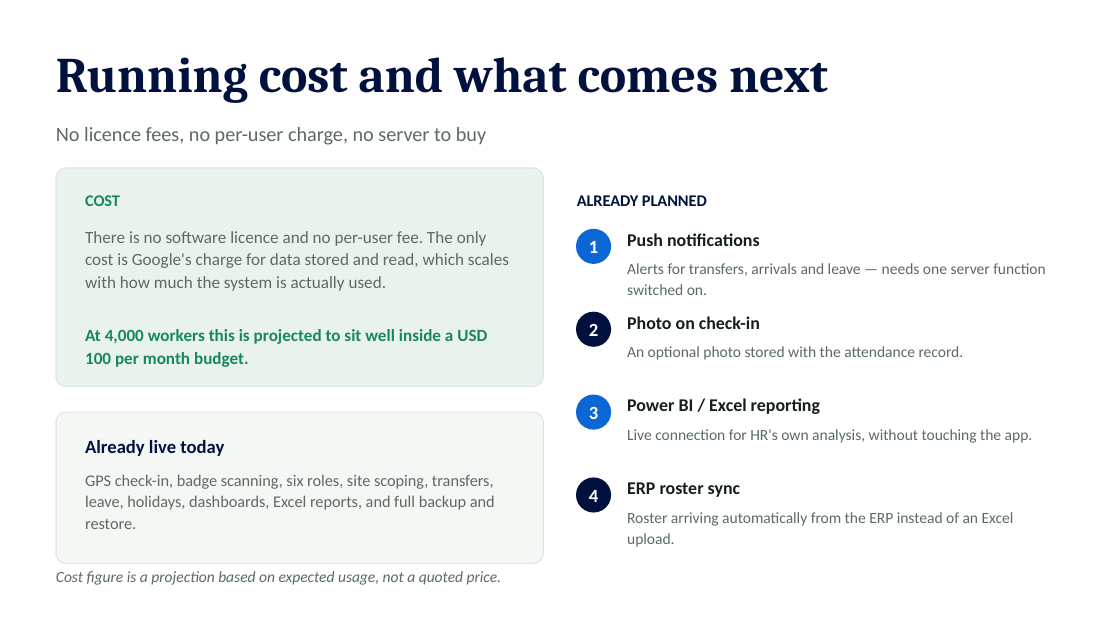
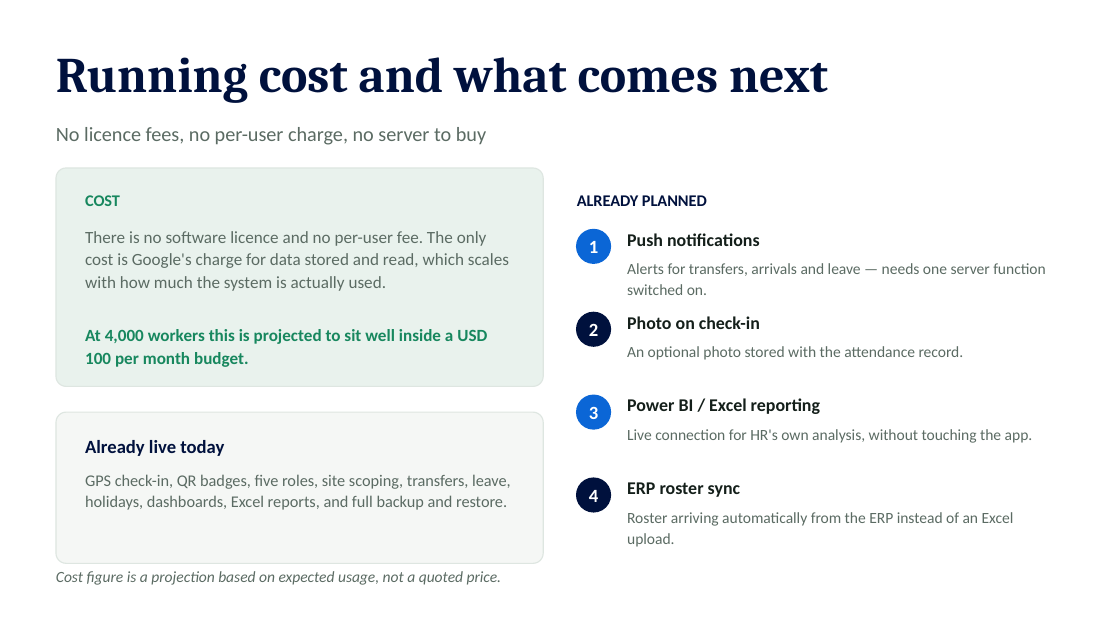
Before and after one commit to ui-sameerkhan/mini-agent-sameer, a slide deck: slide 14 of docs/SitePulse_HR_Presentation.pptx (slide 13 before the commit). Drawn at 1120x630 pixels with LibreOffice and Linux fonts; fonts in the diff are those of the drawing. Boxes give left, top, right and bottom in pixels: in the first picture for what was removed or moved away, otherwise in the second. Text is boxed around its words. In the diff, an @@ line names an element or a change of style, - is before the commit and + after.

```diff
--- a/docs/SitePulse_HR_Presentation.pptx
+++ b/docs/SitePulse_HR_Presentation.pptx
@@ text at [85,474,511,510]: text changed @@
-GPS check-in, badge scanning, six roles, site scoping, transfers, leave, holidays, dashboards, Excel reports, and full backup and restore.
+GPS check-in, QR badges, five roles, site scoping, transfers, leave, holidays, dashboards, Excel reports, and full backup and restore.
```
Also in this commit, not shown: 1 other slide changed, 1 slide added, 3 other files.
